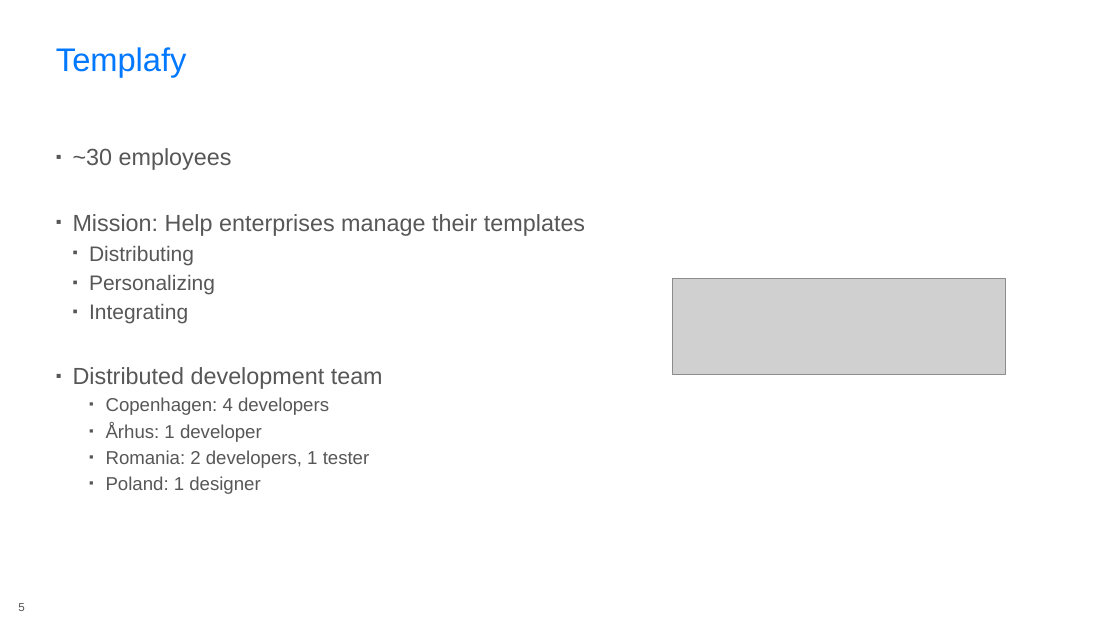
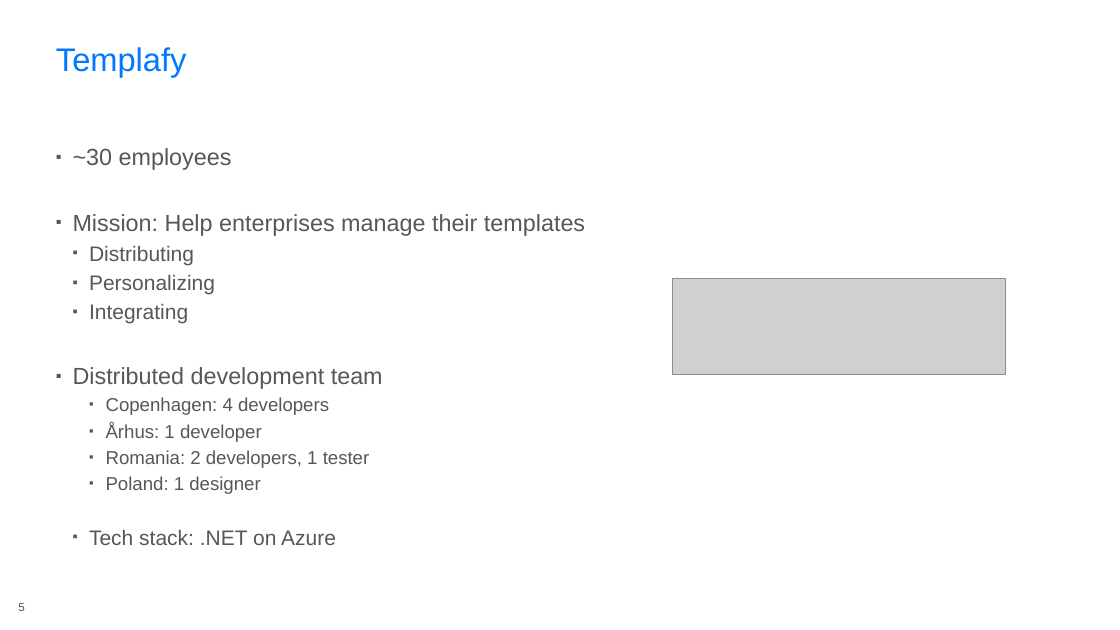
Before and after one commit to rasmuskl/react-webpack-typescript, a slide deck: slide 5 of 20170331-microsoft-60min/_notes/Presentation.pptx. Drawn at 1120x630 pixels with LibreOffice and Linux fonts; fonts in the diff are those of the drawing; grey boxes stand for pictures; background and template pictures are left out. Boxes give left, top, right and bottom in pixels: in the first picture for what was removed or moved away, otherwise in the second. Text is boxed around its words. In the diff, an @@ line names an element or a change of style, - is before the commit and + after.

```diff
--- a/20170331-microsoft-60min/_notes/Presentation.pptx
+++ b/20170331-microsoft-60min/_notes/Presentation.pptx
@@ text at <box>89,530,336,545</box>: paragraph added @@
+  ▪ Tech stack: .NET on Azure
```
Also in this commit, not shown: 1 other slide changed, 2 other files.
